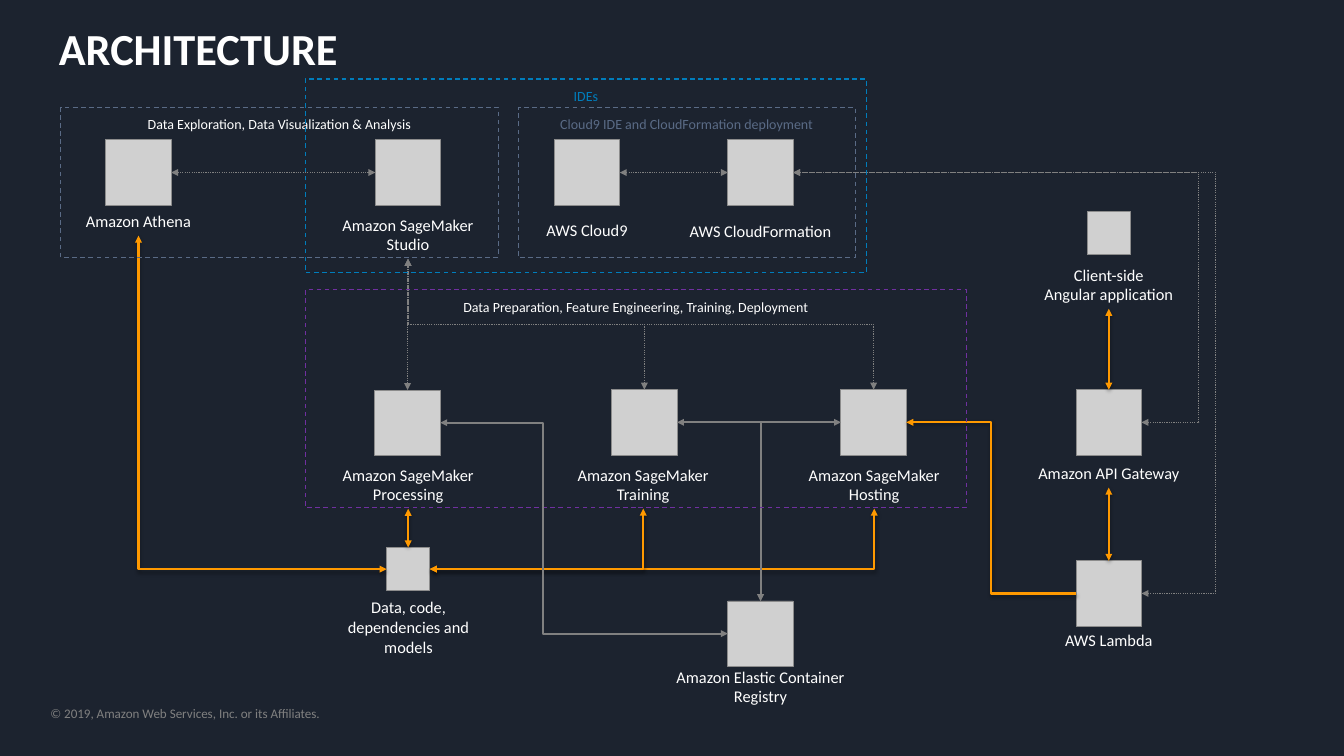
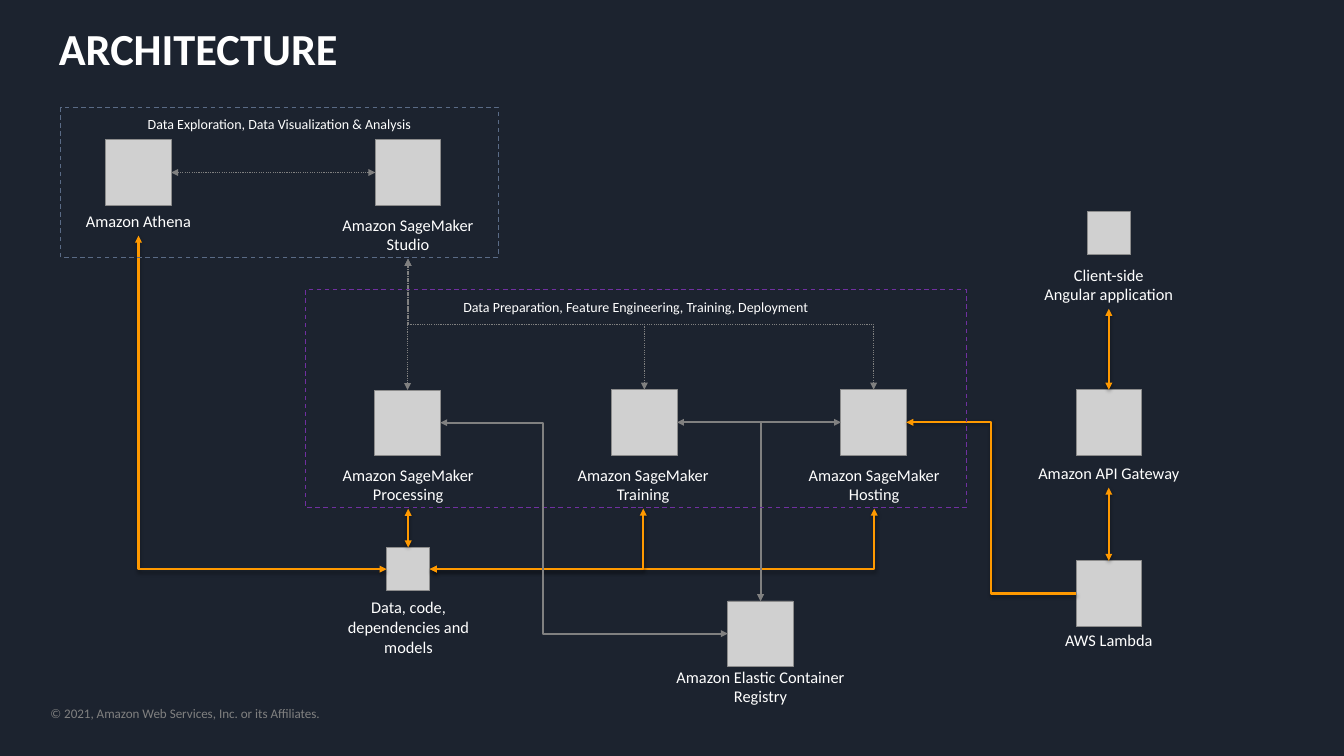
Before and after one commit to giuseppeporcelli/end-to-end-ml-sm, a slide deck: slide 5 of slides/end-to-end-ml-sm.pptx. Drawn at 1344x756 pixels with LibreOffice and Linux fonts; fonts in the diff are those of the drawing; grey boxes stand for pictures; background and template pictures are left out. Boxes give left, top, right and bottom in pixels: in the first picture for what was removed or moved away, otherwise in the second. Text is boxed around its words. In the diff, an @@ line names an element or a change of style, - is before the commit and + after.

Commit message:
Removed Cloud9 to leverage on simpler Lambda deployment.
Removed Cloud9 to leverage on simpler Lambda deployment.

```diff
--- a/slides/end-to-end-ml-sm.pptx
+++ b/slides/end-to-end-ml-sm.pptx
@@ rectangle removed at <box>306,79,867,273</box> @@
-IDEs
@@ rectangle removed at <box>518,108,855,258</box> @@
-Cloud9 IDE and CloudFormation deployment
@@ picture removed at <box>554,140,620,206</box> @@
@@ picture removed at <box>728,140,794,206</box> @@
@@ double arrow removed from (620, 172) to (728, 172) @@
@@ elbow double arrow removed from (1142, 423) to (793, 172) @@
@@ elbow double arrow removed from (1142, 594) to (793, 172) @@
@@ text removed at <box>546,224,628,236</box> @@
-AWS Cloud9
@@ text removed at <box>690,225,831,237</box> @@
-AWS CloudFormation
@@ text at <box>64,709,320,719</box>: text changed @@
-© 2019, Amazon Web Services, Inc. or its Affiliates.
+© 2021, Amazon Web Services, Inc. or its Affiliates.
```
Also in this commit, not shown: 7 other slides changed, 19 other files.
